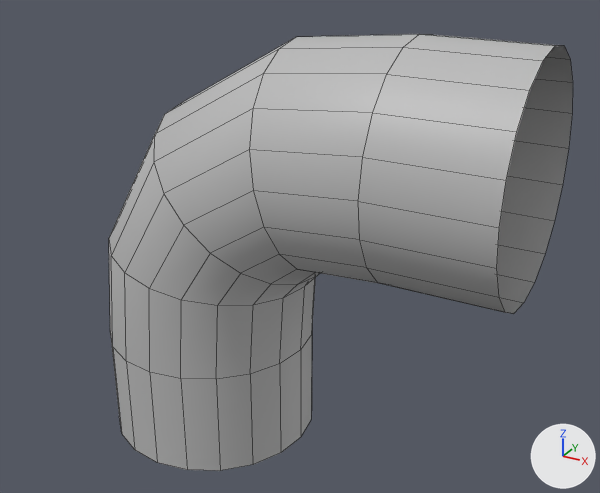
Renders of the FBX model Assets/Art_Assets/Streets/M_DuctPipes/SM_DuctPipe_90Curve.fbx from each side of a commit.
The view is the same before and after, from a 50 mm lens placed at (0.193, -0.909, 0.311), pointed at (-0.323, 0.029, -0.158). Every picture has the same lights, and +X, +Y and +Z are marked at lower right. Mesh edges are drawn as thin lines. Where no turn or scale is listed for an object, it has been applied to the vertices.

In view in the first picture: 'SM_Pipe90'.
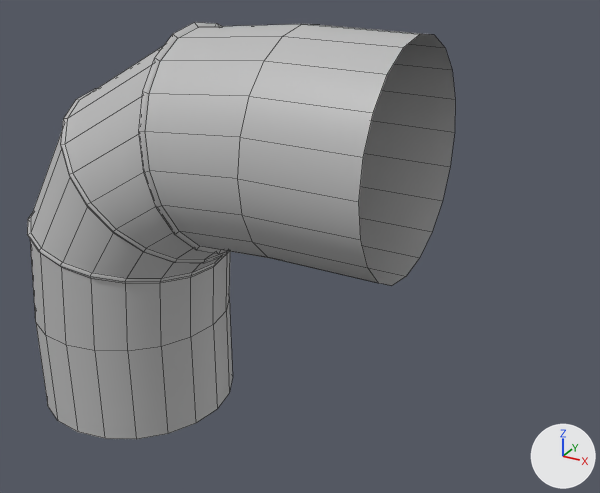
Pixel boxes (x1, y1, x2, y2) of what changed, in the pictures (600 x 493 px):
```json
{"object": "SM_Pipe90", "change": "reshaped, moved", "before": [109, 34, 573, 471], "after": [27, 22, 455, 439], "on screen": "8% narrower"}
{"part": 1, "of": "me_mesh", "change": "built on", "before": [109, 39, 320, 305], "after": [27, 22, 229, 283]}
```

Edits to the scene script, one JSON object a line:
```json
{"block": "me_mesh", "where": "# used by ob_sm_pipe90; location = (0.0, 0.0, 0.0)"}
{"op": "remove", "block": "me_mesh", "code": "me_mesh.from_pydata(...)  # 140 vertices, 120 faces; spans x -0.611..0.0, y -0.152..0.152, z -0.457..0.152"}
{"op": "add", "block": "me_mesh", "code": "me_mesh.from_pydata(...)  # 260 vertices, 240 faces; spans x -0.611..0.0, y -0.159..0.159, z -0.457..0.152"}
{"block": "me_mesh", "change": "me_mesh part 1"}
{"block": "me_mesh", "change": "20 vertices are removed from x -0.492..-0.28, y -0.152..0.152, z -0.18..0.033"}
{"block": "me_mesh", "change": "40 faces are deleted"}
{"block": "me_mesh", "change": "10 vertices in x -0.534..-0.307, y -0.145..0.145, z -0.2..-0.157 move by (0.0, 0.0, -0.005)"}
{"block": "me_mesh", "change": "8 vertices in x -0.31..-0.267, y -0.145..0.145, z -0.098..0.129 move by (0.004, 0.0, 0.001)"}
{"block": "me_mesh", "change": "7 vertices in x -0.311..-0.257, y -0.145..0.145, z -0.151..0.137 move by (0.004, 0.0, 0.0)"}
{"block": "me_mesh", "change": "6 vertices in x -0.587..-0.36, y -0.123..0.123, z -0.19..-0.147 move by (-0.001, 0.0, -0.005)"}
{"block": "me_mesh", "change": "4 vertices in x -0.3..-0.284, y -0.152..0.152, z -0.011..0.076 move by (0.005, 0.0, 0.0)"}
{"block": "me_mesh", "change": "4 vertices in x -0.595..-0.3, y -0.152..0.152, z -0.202..-0.146 move by (0.0, 0.0, -0.004)"}
{"block": "me_mesh", "change": "1 vertex moves from x -0.256, y 0.0, z -0.159 to x -0.251, y 0.0, z -0.158"}
{"block": "me_mesh", "change": "140 vertices are added at x -0.598..-0.255, y -0.159..0.159, z -0.202..0.143"}
{"block": "me_mesh", "change": "160 new faces join them"}
{"op": "set", "path": "ob_sm_pipe90.location", "old": "(0.0, 0.0, 0.0)", "new": "(-0.152, 0.0, 0.0)"}
```
